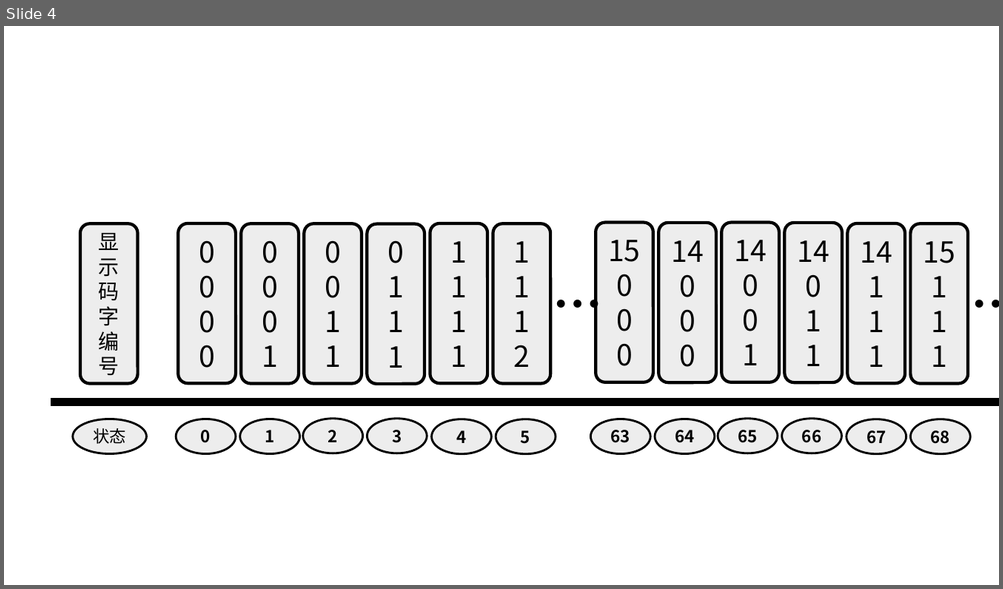
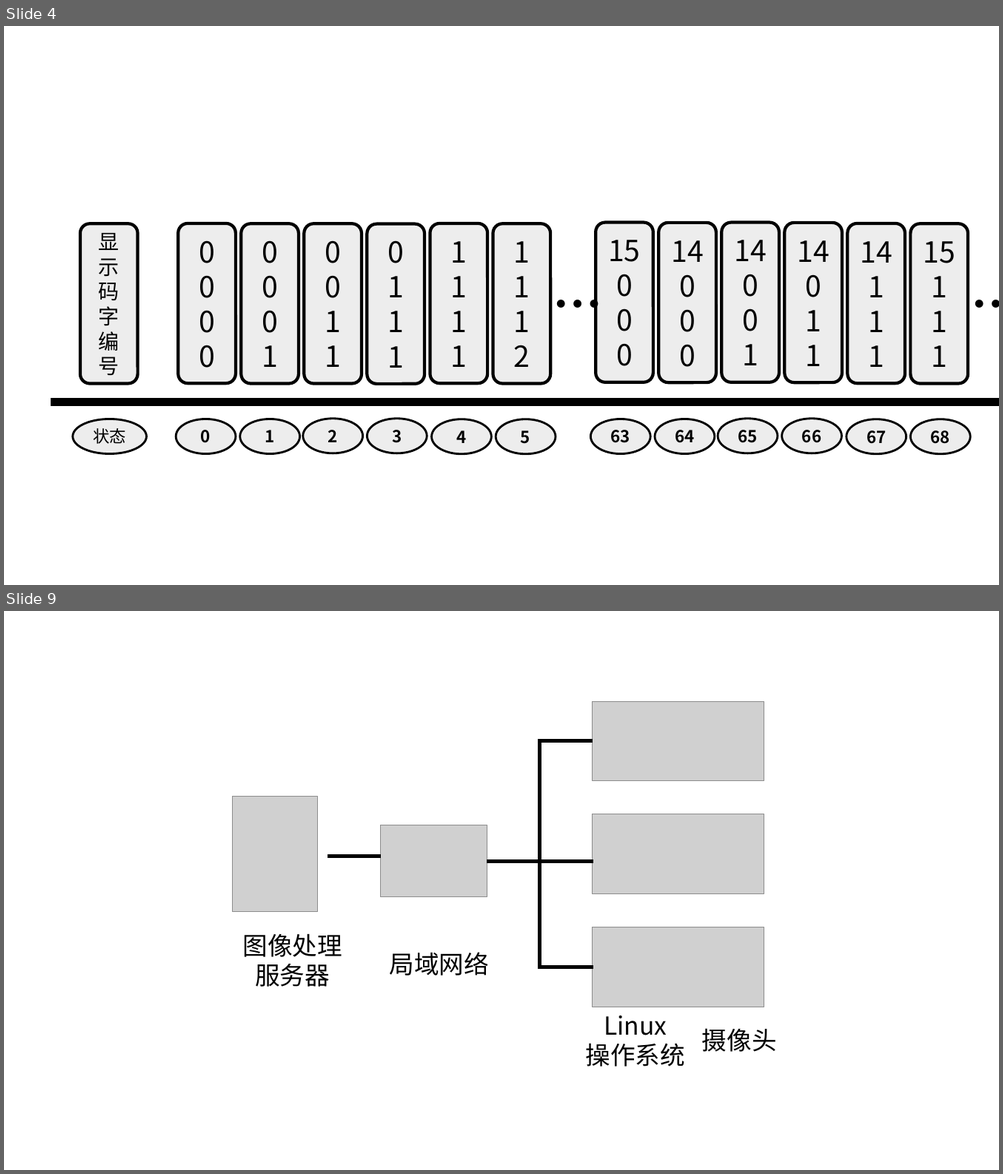
Before and after one commit to ddt2014/finalPaper, a slide deck: thuthesis-5.0.0/figures/演示文稿1.pptx. Shown one above the other, each under a label of ours: slide 4 before the commit, slides 4 and 9 after it; the slides between them are not shown. The pictures are 1003x589 and 1003x1174 pixels, drawn with LibreOffice and Linux fonts; fonts in the diff are those of the drawing; grey boxes stand for pictures. Boxes give left, top, right and bottom in pixels: in the first picture for what was removed or moved away, otherwise in the second. Text is boxed around its words. In the diff, an @@ line names an element or a change of style, - is before the commit and + after.

```diff
--- a/thuthesis-5.0.0/figures/演示文稿1.pptx
+++ b/thuthesis-5.0.0/figures/演示文稿1.pptx
@@ slide 9 added at bbox=[4, 611, 999, 1170], background #FFFFFF @@
@@ picture added at bbox=[593, 701, 764, 781] @@
@@ elbow line added from (593, 741) to (486, 861), #000000 3.5 pt @@
@@ picture added at bbox=[233, 796, 317, 911] @@
@@ picture added at bbox=[381, 826, 486, 897] @@
@@ picture added at bbox=[593, 814, 764, 894] @@
@@ line added from (328, 857) to (381, 857), #000000 3.5 pt @@
@@ elbow line added from (593, 967) to (486, 861), #000000 3.5 pt @@
@@ line added from (540, 861) to (593, 861), #000000 3.5 pt @@
@@ text added at bbox=[243, 934, 342, 987], 24 pt, text #000000 @@
+图像处理服务器
@@ picture added at bbox=[593, 927, 764, 1007] @@
@@ text added at bbox=[389, 952, 488, 976], 24 pt, text #000000 @@
+局域网络
@@ text added at bbox=[586, 1016, 685, 1067], 24 pt, text #000000 @@
+Linux
+操作系统
@@ text added at bbox=[702, 1028, 777, 1052], 24 pt, text #000000 @@
+摄像头
```
Also in this commit, not shown: 5 other slides added, 34 other files.
